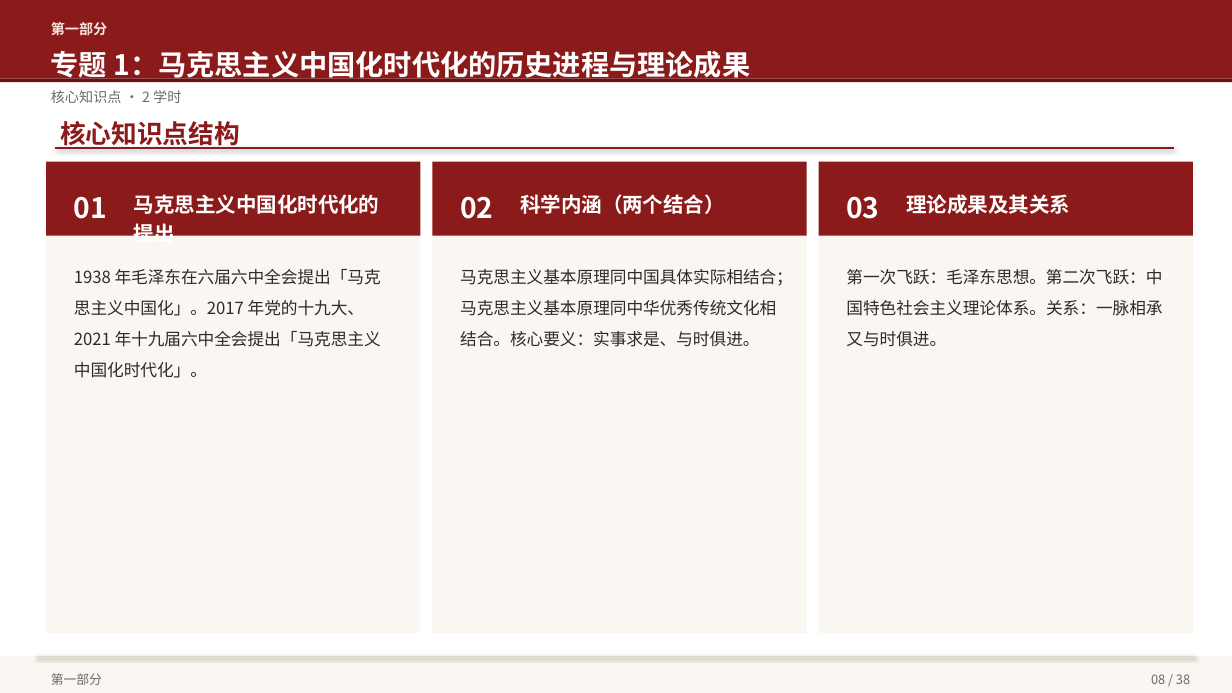
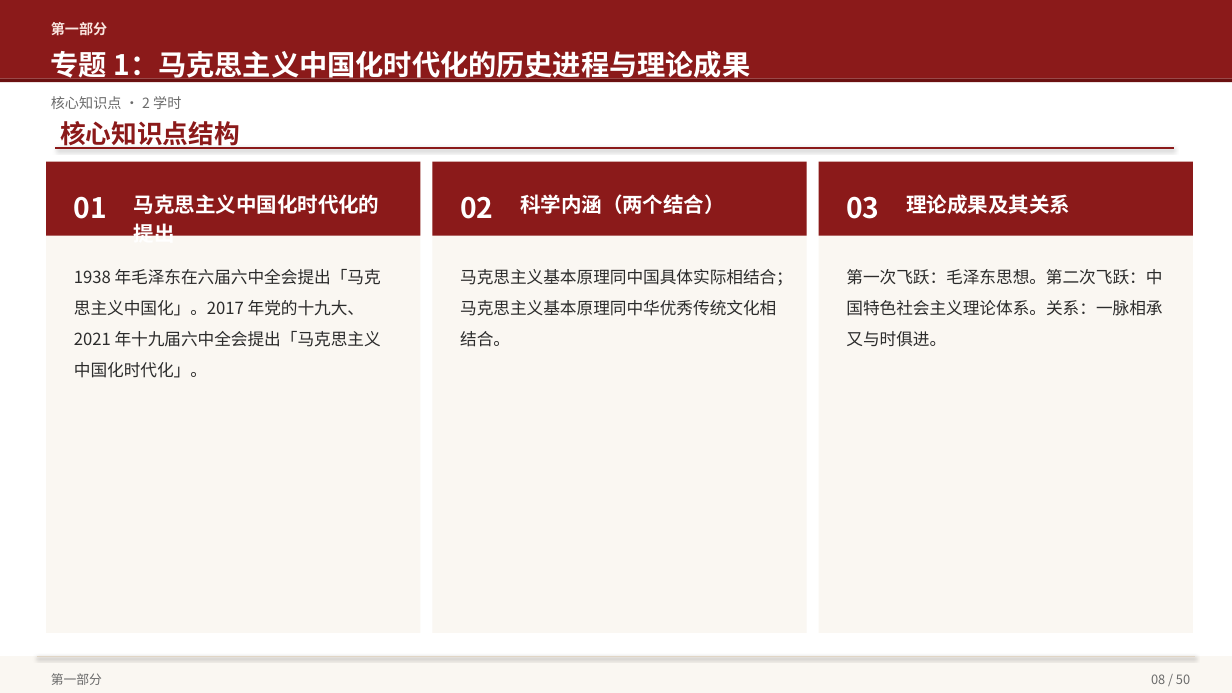
Before and after one commit to hsy358/obsidian-vault, a slide deck: slide 8 of 03-资源/PPT/毛泽东思想和中国特色社会主义理论体系概论 教学大纲概览.pptx. Drawn at 1232x693 pixels with LibreOffice and Linux fonts; fonts in the diff are those of the drawing. Boxes give left, top, right and bottom in pixels: in the first picture for what was removed or moved away, otherwise in the second. Text is boxed around its words. In the diff, an @@ line names an element or a change of style, - is before the commit and + after.

```diff
--- a/03-资源/PPT/毛泽东思想和中国特色社会主义理论体系概论 教学大纲概览.pptx
+++ b/03-资源/PPT/毛泽东思想和中国特色社会主义理论体系概论 教学大纲概览.pptx
@@ text "核心知识点 · 2 学时": place and size @@
-text "核心知识点 · 2 学时" at (51,90,181,103)
+text "核心知识点 · 2 学时" at (51,96,181,109)
@@ text at (460,269,793,347): text changed @@
-马克思主义基本原理同中国具体实际相结合；马克思主义基本原理同中华优秀传统文化相结合。核心要义：实事求是、与时俱进。
+马克思主义基本原理同中国具体实际相结合；马克思主义基本原理同中华优秀传统文化相结合。
@@ text at (1151,674,1190,684): text changed @@
-08 / 38
+08 / 50
```
Also in this commit, not shown: 37 other slides changed, 13 slides added.
